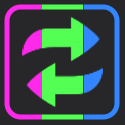
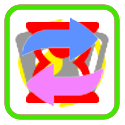
Before/after of a 125 × 125 layered artwork. What changed in the layer stack:
added layer "레이어 8" above "레이어 7" over <box>4,4,120,120</box>
hid "레이어 7" over <box>4,4,120,120</box>
showed "item_houseglass" over <box>4,4,120,120</box>
showed "item_card" over <box>4,4,120,120</box>
showed "item_thunder" over <box>4,4,120,120</box>
hid "레이어 6" over <box>0,0,125,125</box>